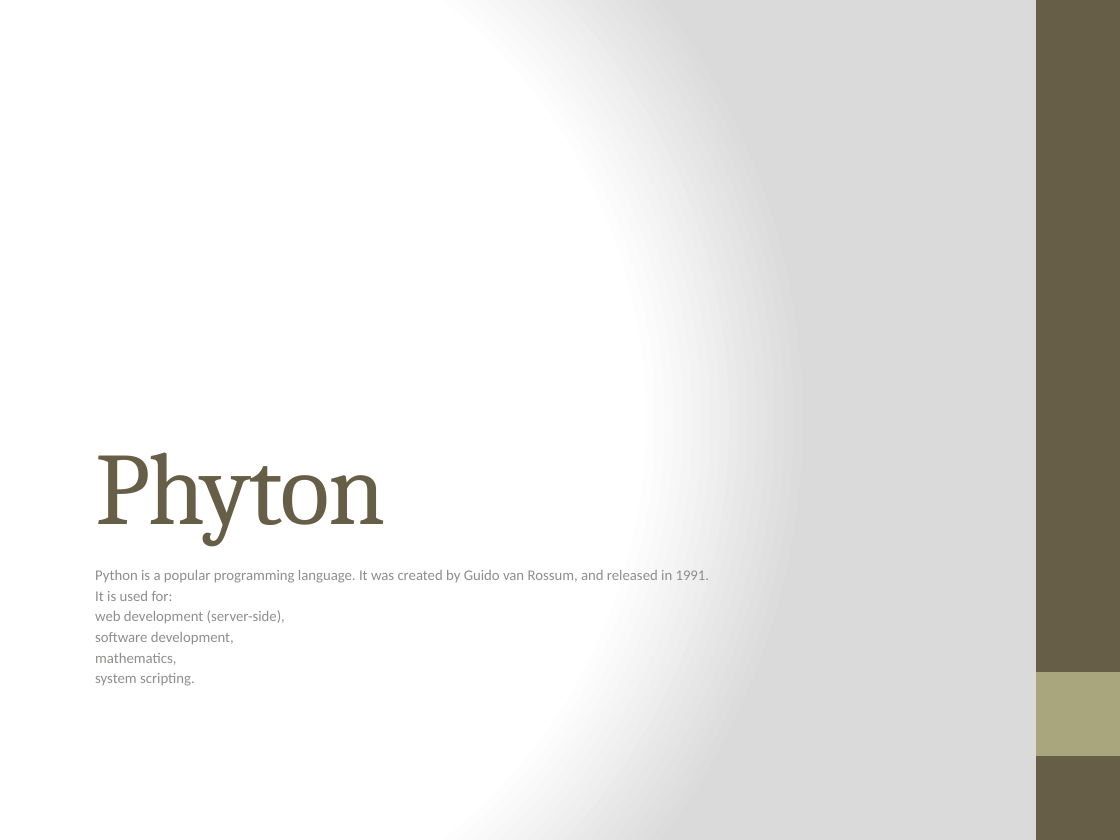
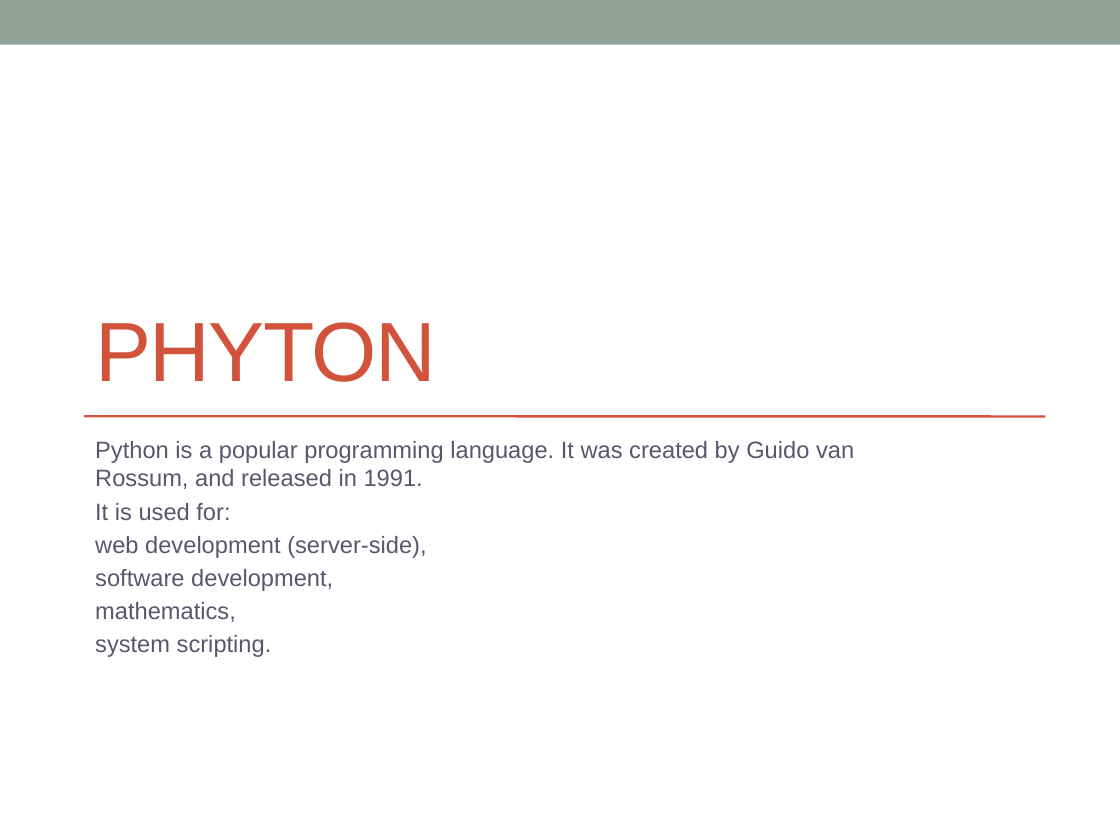
Before and after one commit to sudishkumar93/AWSclass, a slide deck: slide 1 of Phyton.pptx. Drawn at 1120x840 pixels with LibreOffice and Linux fonts; fonts in the diff are those of the drawing. Boxes give left, top, right and bottom in pixels: in the first picture for what was removed or moved away, otherwise in the second. Text is boxed around its words. In the diff, an @@ line names an element or a change of style, - is before the commit and + after.

Commit message:
add

```diff
--- a/Phyton.pptx
+++ b/Phyton.pptx
@@ background gradient #FFFFFF to #DADADA to #FFFFFF @@
@@ rectangle added at <box>0,0,1120,45</box>, fill #93A299 @@
@@ rectangle removed at <box>1036,0,1120,840</box> @@
@@ title at <box>95,322,436,382</box>: text changed; size 66 to 54 pt; font Cambria to Arial; text colour #675E47 to #D2533C @@
-Phyton
+PHYTON
@@ line added from (84, 417) to (1045, 417), #D2533C 1.5 pt @@
@@ subtitle "Python is a popular programming ...": place and size @@
-subtitle "Python is a popular programming ..." at <box>95,570,710,686</box>
+subtitle "Python is a popular programming ..." at <box>95,441,854,657</box>
@@ subtitle "Python is a popular programming ..." at <box>95,441,854,657</box>: size 9.5 to 15.2 pt, font Calibri to Arial, text colour #8F8F8D to #57576E; more space between paragraphs @@
@@ rectangle removed at <box>1036,672,1120,756</box> @@
```
Also in this commit, not shown: 22 other slides changed, 1 slide added.
